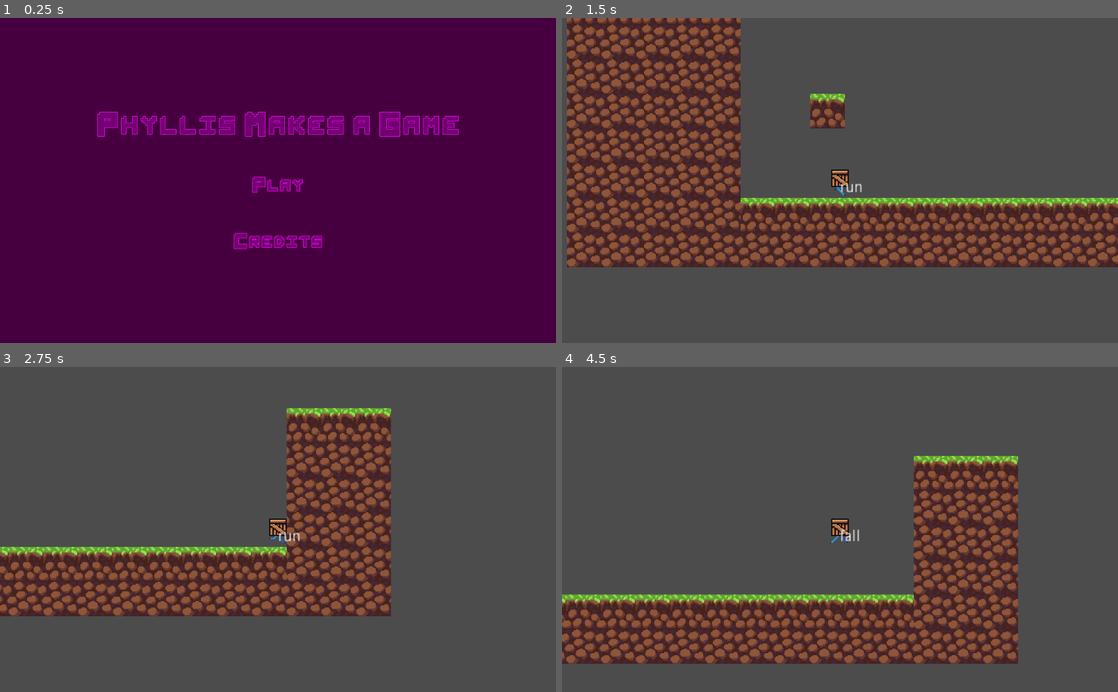
Above: before the commit, frames 1-4 (two rows, left to right).
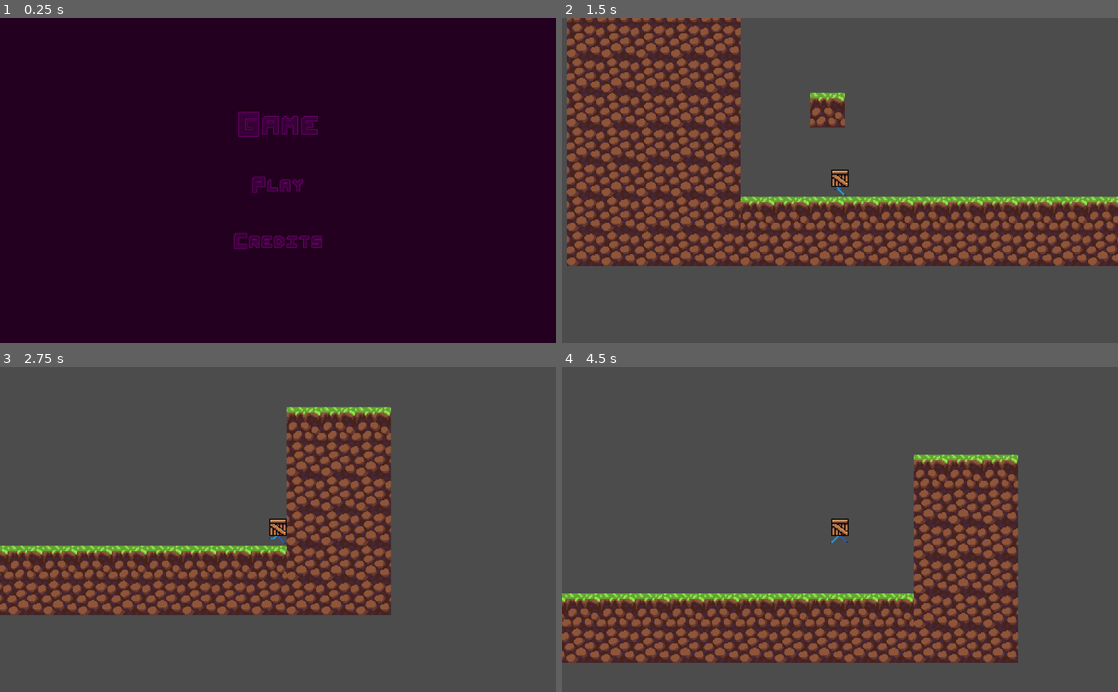
Above: after the commit, the same moments.

Repository: SuddenlyNothing/Escape
Game: Godot game, scene res://UI/MainMenu.tscn
Two runs of this game, one before a commit and one after it. Both use one fixed random seed, a clock stepped at 60 frames per second and the inputs below.
Inputs:
- Up to frame 1 (0.25 s): no input
- Up to frame 2 (1.5 s): click "Play" at 0.5 s; hold D (move_right) from 1.28 s (still down)
- Up to frame 3 (2.75 s): keep holding D (move_right); tap Space (jump) at 1.52, 2.27 s
- Up to frame 4 (4.5 s): tap Enter at 2.75 s; release D (move_right) at 2.78 s; hold A (move_left) 2.78-3.53 s; hold D (move_right) from 3.53 s (still down); tap Space (jump) at 3.77 s

The runs differ from the first frame. In frame 1, 100% of the frame differs, in the area x 0-100%, y 0-100%; in frame 2, 11%; in frame 3, 6.7%; in frame 4, 7.4%.

Commit message:
Update UI

Diff:
--- a/PlatformerGodot/Characters/Player/Player.tscn
+++ b/PlatformerGodot/Characters/Player/Player.tscn
@@ -4,8 +4,8 @@
 [ext_resource path="res://Assets/Player/PlayerSpritesheet.png" type="Texture" id=2]
 [ext_resource path="res://Characters/Player/PlayerStateMachine.gd" type="Script" id=3]
 
-[sub_resource type="RectangleShape2D" id=1]
-extents = Vector2( 8, 12.5 )
+[sub_resource type="RectangleShape2D" id=8]
+extents = Vector2( 8, 12 )
 
 [sub_resource type="AtlasTexture" id=9]
 flags = 1
@@ -79,8 +79,8 @@
 script = ExtResource( 1 )
 
 [node name="CollisionShape2D" type="CollisionShape2D" parent="."]
-position = Vector2( 0, 3.5 )
-shape = SubResource( 1 )
+position = Vector2( 0, 3 )
+shape = SubResource( 8 )
 
 [node name="StateMachine" type="Node2D" parent="."]
 script = ExtResource( 3 )
@@ -100,6 +100,7 @@
 cast_to = Vector2( 8, 0 )
 
 [node name="StateLabel" type="Label" parent="."]
+visible = false
 margin_right = 40.0
 margin_bottom = 14.0
 __meta__ = {
--- a/PlatformerGodot/GameScenes/TestScene.tscn
+++ b/PlatformerGodot/GameScenes/TestScene.tscn
@@ -1,8 +1,9 @@
-[gd_scene load_steps=4 format=2]
+[gd_scene load_steps=5 format=2]
 
 [ext_resource path="res://Terrain/TileMap.tscn" type="PackedScene" id=1]
 [ext_resource path="res://Characters/Player/Player.tscn" type="PackedScene" id=2]
 [ext_resource path="res://Objects/Portal.tscn" type="PackedScene" id=3]
+[ext_resource path="res://UI/FadeIn.tscn" type="PackedScene" id=4]
 
 [node name="TestScene" type="Node2D"]
 
@@ -15,3 +16,7 @@
 [node name="Portal" parent="." instance=ExtResource( 3 )]
 position = Vector2( -141.628, -250.46 )
 next_scene = "res://UI/Credits.tscn"
+
+[node name="CanvasLayer" type="CanvasLayer" parent="."]
+
+[node name="FadeIn" parent="CanvasLayer" instance=ExtResource( 4 )]
--- a/PlatformerGodot/UI/Credits.tscn
+++ b/PlatformerGodot/UI/Credits.tscn
@@ -38,15 +38,13 @@
 }
 
 [node name="Label" type="Label" parent="VBoxContainer"]
-margin_top = 160.0
+margin_top = 223.0
 margin_right = 1024.0
-margin_bottom = 346.0
+margin_bottom = 283.0
 custom_fonts/font = SubResource( 1 )
 custom_colors/font_color = Color( 0.45098, 0, 0.447059, 1 )
 custom_colors/font_outline_modulate = Color( 0.988235, 0, 1, 1 )
-text = "Game Designer: Phyllis
-Artist: Phyllis
-Developer: Bix"
+text = "Developer: Bix"
 align = 1
 valign = 1
 __meta__ = {
@@ -54,9 +52,9 @@
 }
 
 [node name="CenterContainer" type="CenterContainer" parent="VBoxContainer"]
-margin_top = 396.0
+margin_top = 333.0
 margin_right = 1024.0
-margin_bottom = 440.0
+margin_bottom = 377.0
 
 [node name="Menu" type="Button" parent="VBoxContainer/CenterContainer"]
 margin_left = 457.0
--- a/PlatformerGodot/UI/FadeIn.gd
+++ b/PlatformerGodot/UI/FadeIn.gd
@@ -5,5 +5,5 @@
 
 func _ready():
 	show()
-	t.interpolate_property(c_r, "self_modulate:a", 1, 0, 0.2)
+	t.interpolate_property(c_r, "self_modulate:a", 1, 0, 0.5)
 	t.start()
--- a/PlatformerGodot/UI/MainMenu.tscn
+++ b/PlatformerGodot/UI/MainMenu.tscn
@@ -39,7 +39,7 @@
 custom_fonts/font = ExtResource( 1 )
 custom_colors/font_color = Color( 0.45098, 0, 0.447059, 1 )
 custom_colors/font_outline_modulate = Color( 0.988235, 0, 1, 1 )
-text = "Phyllis Makes a Game"
+text = "Game"
 align = 1
 valign = 1
 __meta__ = {
Not shown: 3 places in PlatformerGodot/Characters/Player/Player.tscn that only renumber resources
